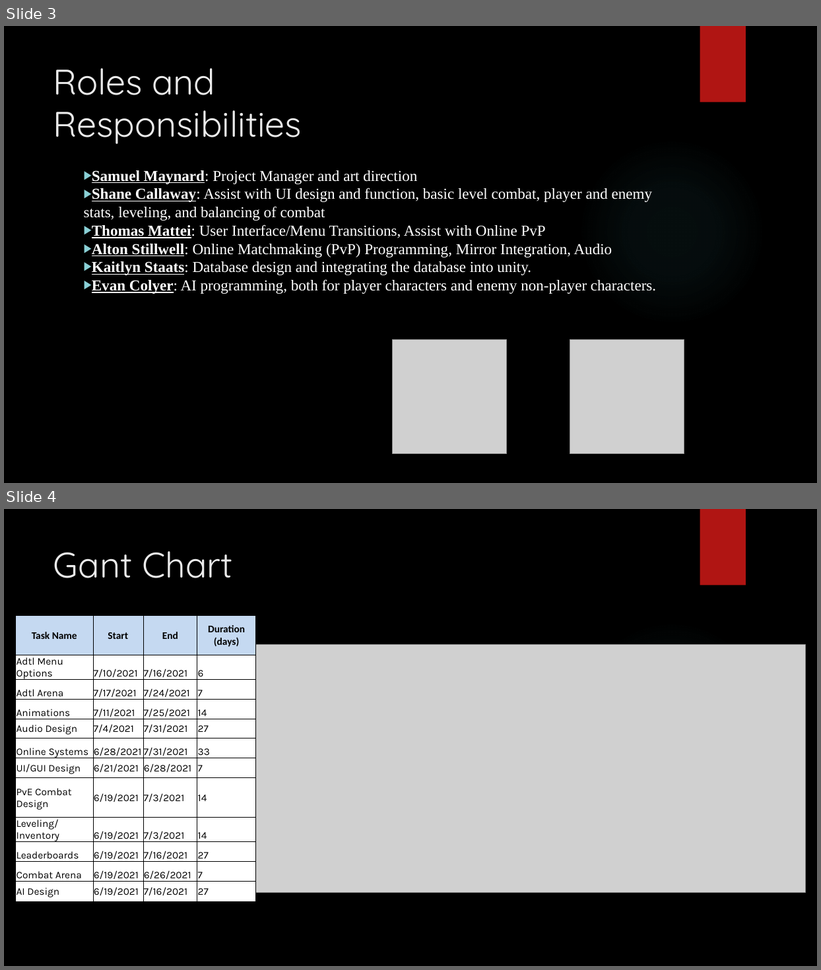
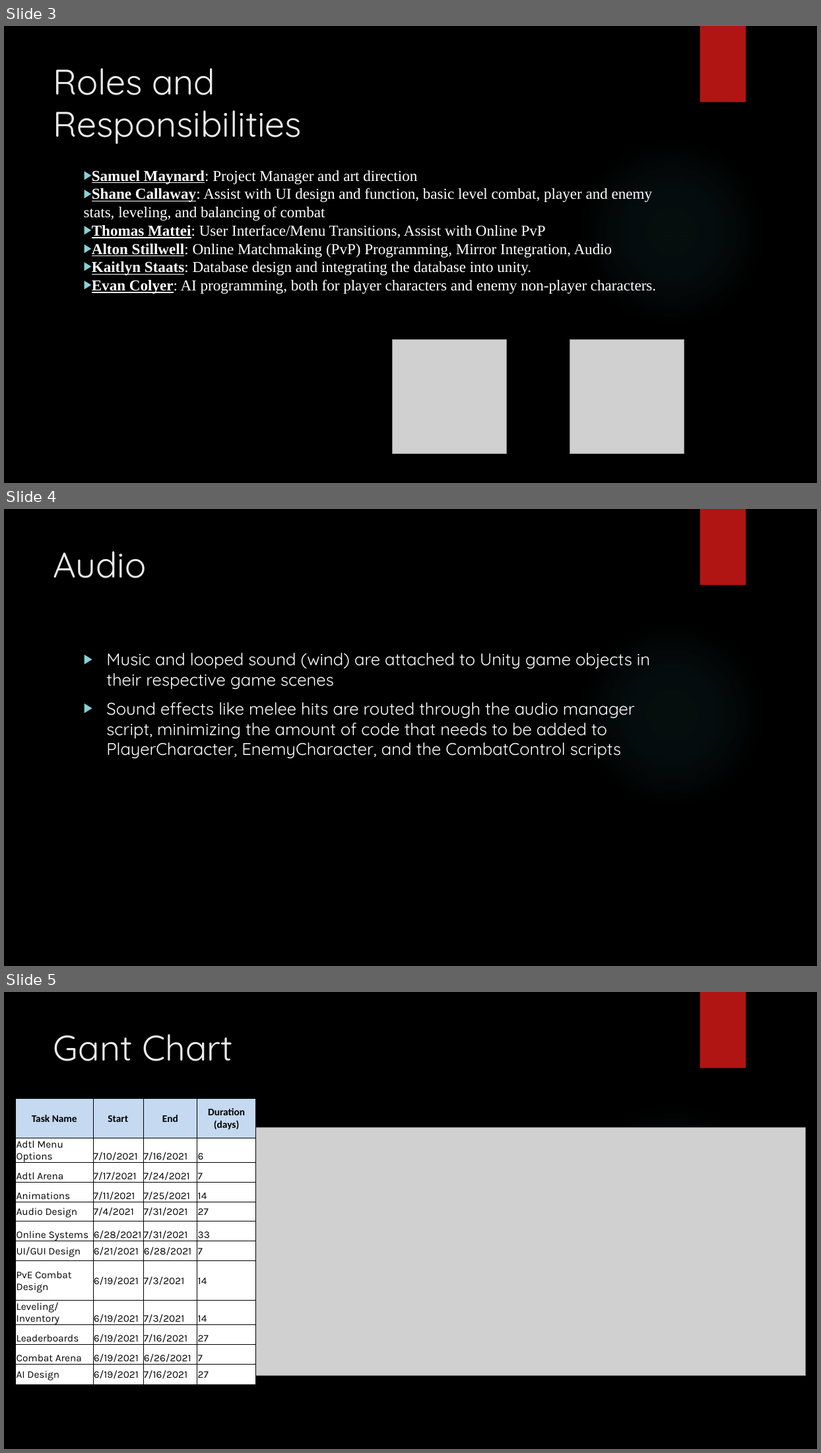
Before and after one commit to knkolbow/NAME, a slide deck: Phase4docs/Phase 4 Presentation.pptx. Shown one above the other, each under a label of ours: slides 3 and 4 before the commit, slides 3, 4 and 5 after it. The pictures are 821x970 and 821x1453 pixels, drawn with LibreOffice and Linux fonts; fonts in the diff are those of the drawing; grey boxes stand for pictures; background and template pictures are left out. Boxes give left, top, right and bottom in pixels: in the first picture for what was removed or moved away, otherwise in the second. Text is boxed around its words. In the diff, an @@ line names an element or a change of style, - is before the commit and + after.

```diff
--- a/Phase4docs/Phase 4 Presentation.pptx
+++ b/Phase4docs/Phase 4 Presentation.pptx
@@ slide 4 added at box(4, 509, 817, 966), background picture (left out); not listed: 2 template elements that a slide beside it also shows @@
@@ title added at box(54, 551, 147, 578), 42 pt, text #EBEBEB @@
+Audio
@@ text added at box(106, 653, 650, 758), 20 pt, text #FFFFFF @@
+▶ Music and looped sound (wind) are attached to Unity game objects in their respective game scenes
+▶ Sound effects like melee hits are routed through the audio manager script, minimizing the amount of code that needs to be added to PlayerCharacter, EnemyCharacter, and the CombatControl scripts
@@ what was slide 4 is now slide 5 @@
```
